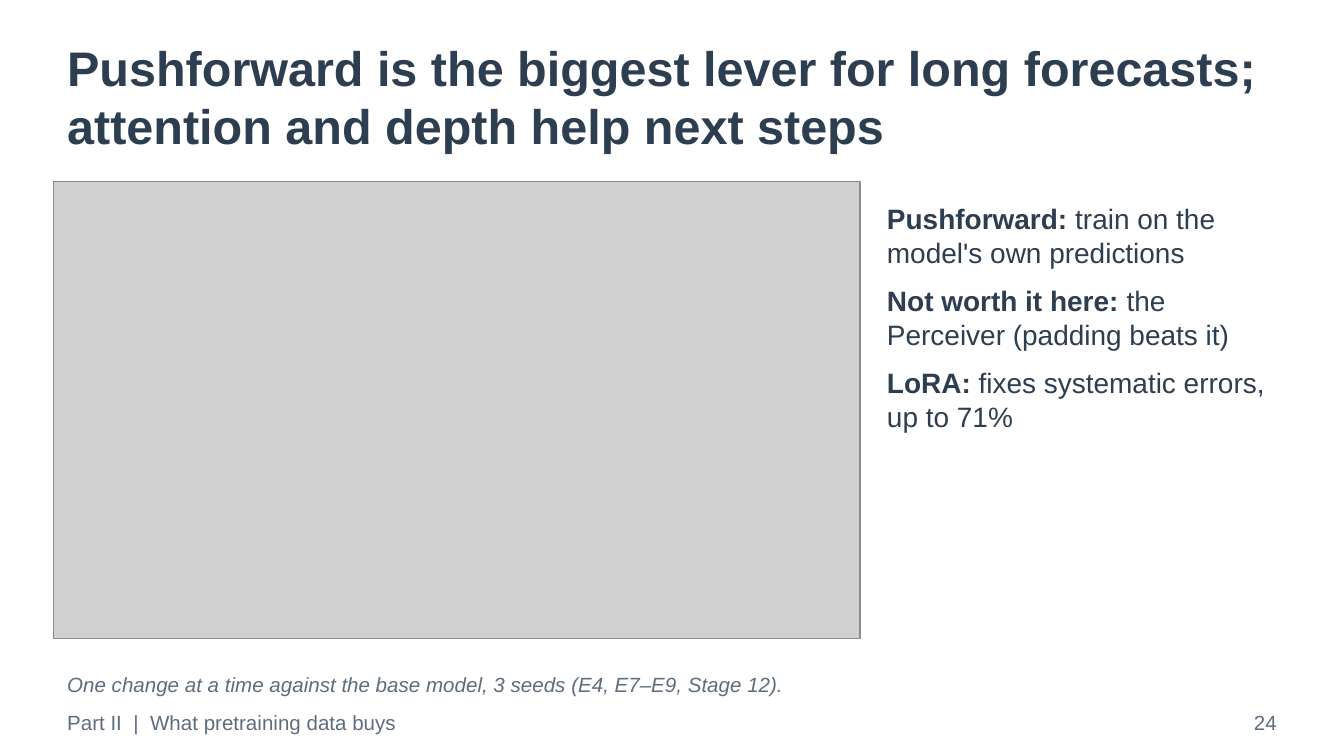
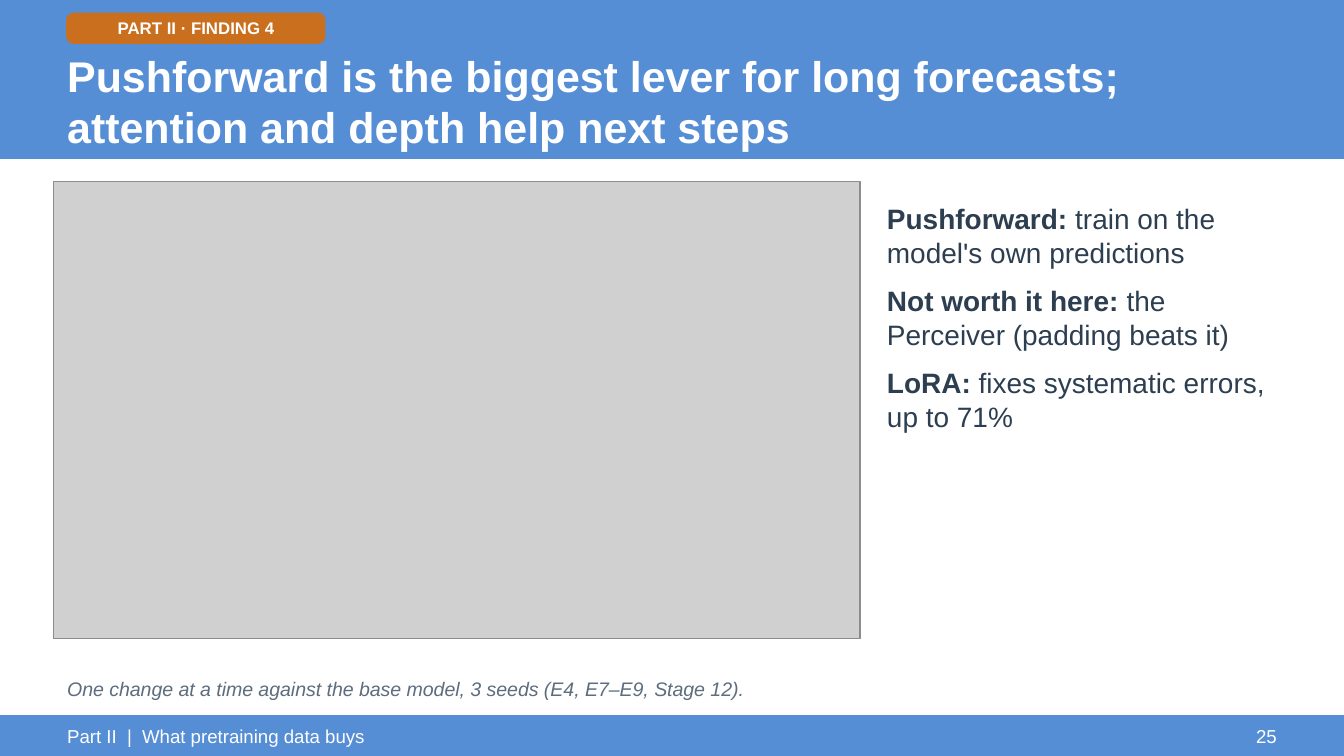
Before and after one commit to ARYAMANN7279/aurora-from-scratch-jax, a slide deck: slide 25 of UGP_Final/UGP_Final_Presentation.pptx (slide 24 before the commit). Drawn at 1344x756 pixels with LibreOffice and Linux fonts; fonts in the diff are those of the drawing; grey boxes stand for pictures. Boxes give left, top, right and bottom in pixels: in the first picture for what was removed or moved away, otherwise in the second. Text is boxed around its words. In the diff, an @@ line names an element or a change of style, - is before the commit and + after.

Commit message:
UGP_Final: deck restyled to the UGP-I/II look (light-blue covers, blue header band), approach/finding tags on every slide, Part I and Part II summary slides; unused figures and their code removed

```diff
--- a/UGP_Final/UGP_Final_Presentation.pptx
+++ b/UGP_Final/UGP_Final_Presentation.pptx
@@ rectangle added at (x1=0, y1=0, x2=1344, y2=159), fill #558ED5, outline #558ED5 1 pt @@
@@ rounded rectangle added at (x1=67, y1=13, x2=325, y2=43), fill #CA6F1E, outline #CA6F1E 1 pt @@
@@ text added at (x1=118, y1=22, x2=274, y2=34), 9 pt, text #FFFFFF, bold @@
+PART II · FINDING 4
@@ text "Pushforward is the biggest lever ..." moved from (x1=67, y1=51, x2=1256, y2=153) to (x1=67, y1=61, x2=1119, y2=152) @@
@@ text "Pushforward is the biggest lever ..." at (x1=67, y1=61, x2=1119, y2=152): size 26 to 23 pt, text colour #2C3E50 to #FFFFFF; vertical alignment top to middle @@
@@ text "One change at a time ..." at (x1=67, y1=682, x2=744, y2=700): size 11 to 10.5 pt @@
@@ rectangle added at (x1=0, y1=716, x2=1344, y2=755), fill #558ED5, outline #558ED5 1 pt @@
@@ text removed at (x1=1254, y1=715, x2=1277, y2=730) @@
-24
@@ text "Part II | What pretraining ..." moved from (x1=67, y1=715, x2=395, y2=735) to (x1=67, y1=729, x2=364, y2=747) @@
@@ text "Part II | What pretraining ..." at (x1=67, y1=729, x2=364, y2=747): size 11 to 10 pt, text colour #5D6D7E to #FFFFFF @@
@@ text added at (x1=1256, y1=730, x2=1277, y2=743), 10 pt, text #FFFFFF @@
+25
```
Also in this commit, not shown: 37 other slides changed, 2 slides added, 15 other files.
